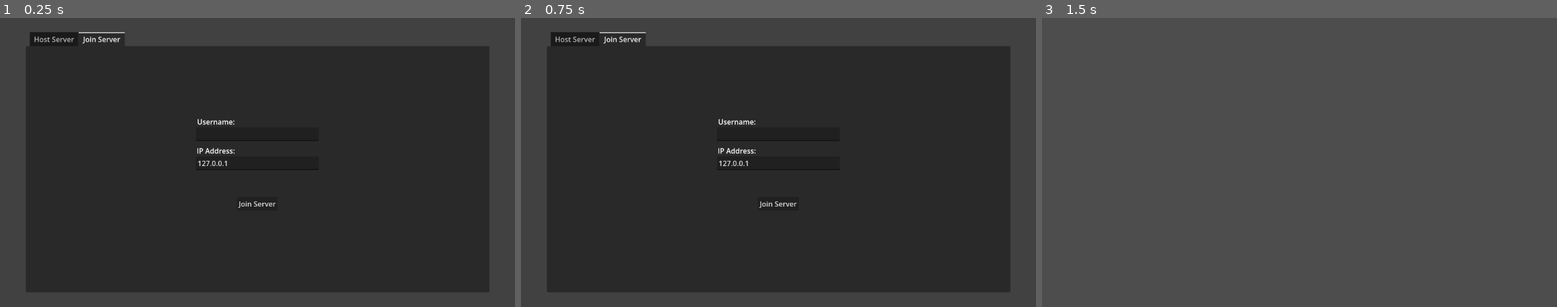
Above: before the commit, frames 1-3 (left to right).
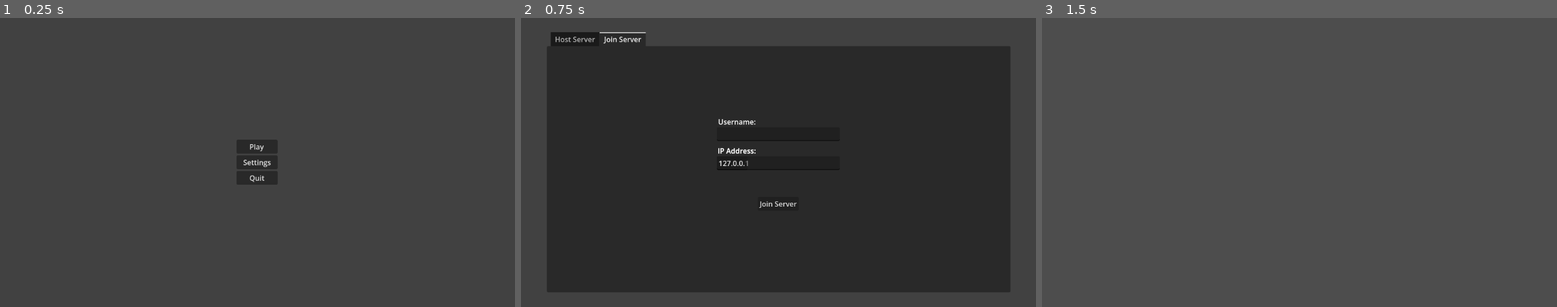
Above: after the commit, the same moments.

Repository: yeet230/Multiplayer-FPS
Game: Godot game, scene res://Levels/game.tscn
Same seed, same stepped clock (60 frames per second), same inputs: the game is played once before the commit and once after it.
Inputs (mouse positions are in pixels of both pictures, inside the frame that each line leads up to):
- Up to frame 1 (0.25 s): no input
- Up to frame 2 (0.75 s): click (778, 148) at 0.5 s, where only the run after the commit has a clickable "Play"
- Up to frame 3 (1.5 s): click "Join Server" at 1.25 s

The runs differ from the first frame. In frame 1, 3.2% of the frame differs, in the area x 5-62%, y 4-67%; in frame 2, less than 0.1%; in frame 3, nothing differs.
Error before the commit: Invalid access to property or key 'text' on a base object of type 'null instance'. (res://Multiplayer/Menu/MultiplayerMenu.gd:53)

Commit message:
minor menu fixes

Diff:
--- a/Multiplayer/Manager/multiplayerManager.gd
+++ b/Multiplayer/Manager/multiplayerManager.gd
@@ -51,7 +51,7 @@
 	return null
 
 func verify_damage(dmg : float, weapon : String) -> float:
-	return dmg if Globals.get_weapon_damage(weapon)== dmg else 0.0
+	return dmg if Globals.get_weapon_damage(weapon) == dmg else -10.0
 
 func _handle_command(text : String, senderID : int) -> void:
 	var splitCommand: PackedStringArray = text.split(" ")
@@ -83,8 +83,9 @@
 #region Server Side Network Functions
 @rpc("any_peer", "call_remote", "unreliable_ordered")
 func damage_player(nameID : String, dmg : float, weapon : String) -> void:
+	if !multiplayer.is_server(): return
+
 	var damage: float = verify_damage(dmg, weapon)
-
 	if damage == dmg:
 		damage_player_client.rpc_id(int(nameID), damage, nameID)
 
@@ -97,7 +98,6 @@
 
 	if username.is_empty() or username.begins_with(" "):
 		username = _random_username_gen()
-
 
 	var senderID = multiplayer.get_remote_sender_id()
 	if senderID == 0:
--- a/Multiplayer/Menu/MultiplayerMenu.gd
+++ b/Multiplayer/Menu/MultiplayerMenu.gd
@@ -1,8 +1,9 @@
 extends Control
 
-@onready var usernameInput: LineEdit = $TabContainer/JoinServer/CentreContainer/VBoxContainer/VBoxContainer/TextEdit
-@onready var playMenu: TabContainer = $CentreContainer/PlayTabContainer
-@onready var mainMenu: VBoxContainer = $CentreContainer/MainMenu
+@onready var usernameInput: LineEdit = %UsernameInput
+@onready var ipInput: LineEdit = %IPInput
+@onready var playMenu: TabContainer = $PlayTabContainer
+@onready var mainMenu: CenterContainer = $CentreContainer
 @onready var settingsMenu: TabContainer = $SettingsTabContainer
 
 func _ready() -> void:
@@ -24,10 +25,16 @@
 	DisplayServer.window_set_title(u)
 	return u
 
+func _input(event: InputEvent) -> void:
+	if event.is_action("ballTest"):
+		print("Returning to MainMenu")
+		mainMenu.show()
+		playMenu.hide()
+		settingsMenu.hide()
 
 func _auto_mode_set() -> void:
 	if OS.has_feature("dedicated_server"):
-		print("Starting Dedicated Server Automaticlly")
+		print("Starting Dedicated Server Automaticllyaurhsafif")
 		_on_host_pressed.call_deferred()
 	#else:
 		#_on_join_pressed.call_deferred()
@@ -37,7 +44,7 @@
 	_destroy()
 
 func _on_join_pressed() -> void:
-	var ip = %IPTextEdit.text
+	var ip = ipInput.text
 	_set_player_username()
 
 	MultiplayerManager.join_server(ip)
@@ -55,8 +62,17 @@
 
 func _on_play_pressed() -> void:
 	playMenu.show()
+	playMenu.grab_focus()
 	mainMenu.hide()
 
 func _on_settings_pressed() -> void:
 	settingsMenu.show()
 	mainMenu.hide()
+
+
+func _on_join_mouse_entered() -> void:
+	print("About to Join")
+
+
+func _on_quit_pressed() -> void:
+	get_tree().quit()
--- a/Multiplayer/Menu/MultiplayerMenu.tscn
+++ b/Multiplayer/Menu/MultiplayerMenu.tscn
@@ -22,7 +22,32 @@
 grow_vertical = 2
 color = Color(0.25565878, 0.25565878, 0.25565878, 1)
 
+[node name="CentreContainer" type="CenterContainer" parent="." unique_id=1305093597]
+layout_mode = 1
+anchors_preset = 15
+anchor_right = 1.0
+anchor_bottom = 1.0
+grow_horizontal = 2
+grow_vertical = 2
+
+[node name="MainMenu" type="VBoxContainer" parent="CentreContainer" unique_id=1811945703]
+custom_minimum_size = Vector2(92.555, 0)
+layout_mode = 2
+
+[node name="Play" type="Button" parent="CentreContainer/MainMenu" unique_id=470684254]
+layout_mode = 2
+text = "Play"
+
+[node name="Settings" type="Button" parent="CentreContainer/MainMenu" unique_id=1723380005]
+layout_mode = 2
+text = "Settings"
+
+[node name="Quit" type="Button" parent="CentreContainer/MainMenu" unique_id=62930227]
+layout_mode = 2
+text = "Quit"
+
 [node name="PlayTabContainer" type="TabContainer" parent="." unique_id=217495007]
+visible = false
 layout_mode = 1
 anchors_preset = 8
 anchor_left = 0.5
@@ -72,10 +97,11 @@
 layout_mode = 2
 theme_override_constants/separation = 34
 
-[node name="TextEdit" type="LineEdit" parent="PlayTabContainer/JoinServer/VBoxContainer/VBoxContainer" unique_id=160701336]
+[node name="UsernameInput" type="LineEdit" parent="PlayTabContainer/JoinServer/VBoxContainer/VBoxContainer" unique_id=160701336]
+unique_name_in_owner = true
 layout_mode = 2
 
-[node name="Username" type="Label" parent="PlayTabContainer/JoinServer/VBoxContainer/VBoxContainer/TextEdit" unique_id=1744654856]
+[node name="Username" type="Label" parent="PlayTabContainer/JoinServer/VBoxContainer/VBoxContainer/UsernameInput" unique_id=1744654856]
 layout_mode = 0
 offset_left = 3.0
 offset_top = -24.0
@@ -84,13 +110,27 @@
 size_flags_horizontal = 4
 text = "Username:"
 
-[node name="IPTextEdit" type="LineEdit" parent="PlayTabContainer/JoinServer/VBoxContainer/VBoxContainer" unique_id=1157240537]
+[node name="IPInput" type="LineEdit" parent="PlayTabContainer/JoinServer/VBoxContainer/VBoxContainer" unique_id=1157240537]
 unique_name_in_owner = true
 layout_mode = 2
 theme = ExtResource("1_bkn5d")
 text = "127.0.0.1"
 
-[node name="IP" type="Label" parent="PlayTabContainer/JoinServer/VBoxContainer/VBoxContainer/IPTextEdit" unique_id=1855296974]
+[node name="IP" type="Label" parent="PlayTabContainer/JoinServer/VBoxContainer/VBoxContainer/IPInput" unique_id=1855296974]
+layout_mode = 0
+offset_left = 2.0
+offset_top = -24.0
+offset_right = 88.0
+offset_bottom = -0.99996567
+size_flags_horizontal = 4
+text = "IP Address:"
+
+[node name="IPInput" type="LineEdit" parent="PlayTabContainer/JoinServer/VBoxContainer/VBoxContainer/IPInput" unique_id=1812678060]
+layout_mode = 0
+theme = ExtResource("1_bkn5d")
+text = "127.0.0.1"
+
+[node name="IP" type="Label" parent="PlayTabContainer/JoinServer/VBoxContainer/VBoxContainer/IPInput/IPInput" unique_id=383548390]
 layout_mode = 0
 offset_left = 2.0
 offset_top = -24.0
@@ -128,32 +168,9 @@
 layout_mode = 2
 metadata/_tab_index = 2
 
-[node name="CentreContainer" type="CenterContainer" parent="." unique_id=1305093597]
-visible = false
-layout_mode = 1
-anchors_preset = 15
-anchor_right = 1.0
-anchor_bottom = 1.0
-grow_horizontal = 2
-grow_vertical = 2
-
-[node name="MainMenu" type="VBoxContainer" parent="CentreContainer" unique_id=1811945703]
-custom_minimum_size = Vector2(92.555, 0)
-layout_mode = 2
-
-[node name="Play" type="Button" parent="CentreContainer/MainMenu" unique_id=470684254]
-layout_mode = 2
-text = "Play"
-
-[node name="Settings" type="Button" parent="CentreContainer/MainMenu" unique_id=1723380005]
-layout_mode = 2
-text = "Settings"
-
-[node name="Quit" type="Button" parent="CentreContainer/MainMenu" unique_id=62930227]
-layout_mode = 2
-text = "Quit"
-
-[connection signal="pressed" from="PlayTabContainer/HostServer/Host" to="." method="_on_host_pressed"]
-[connection signal="pressed" from="PlayTabContainer/JoinServer/VBoxContainer/Join" to="." method="_on_join_pressed"]
 [connection signal="pressed" from="CentreContainer/MainMenu/Play" to="." method="_on_play_pressed"]
 [connection signal="pressed" from="CentreContainer/MainMenu/Settings" to="." method="_on_settings_pressed"]
+[connection signal="pressed" from="CentreContainer/MainMenu/Quit" to="." method="_on_quit_pressed"]
+[connection signal="pressed" from="PlayTabContainer/HostServer/Host" to="." method="_on_host_pressed"]
+[connection signal="mouse_entered" from="PlayTabContainer/JoinServer/VBoxContainer/Join" to="." method="_on_join_mouse_entered"]
+[connection signal="pressed" from="PlayTabContainer/JoinServer/VBoxContainer/Join" to="." method="_on_join_pressed"]
--- a/globals.gd
+++ b/globals.gd
@@ -11,7 +11,7 @@
 var weaponDictionary : Dictionary[String, Dictionary] = {
 	"Pistol" : {
 		"ammo" : 21,
-		"weaponDamage" : 25,
+		"weaponDamage" : 5000,
 
 	},
 	"Submachine" : {
